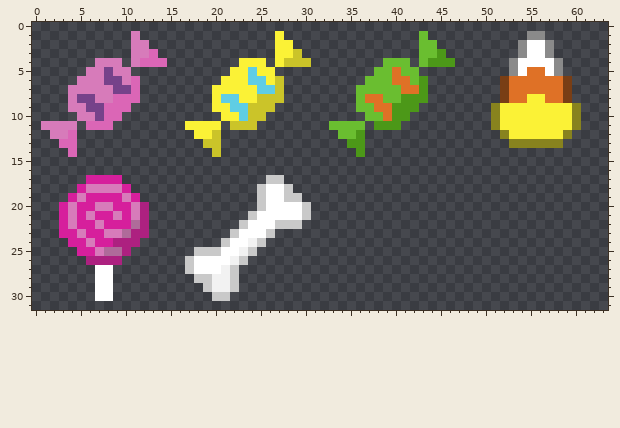
Pixel-art sprite: assets/sprites/candies.png. Above, as it was before the edit.
The file is 64x32 pixels.
The result:
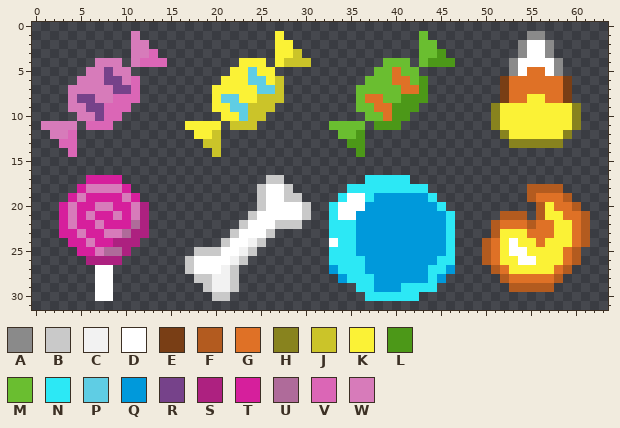
Palette (. is transparent): A #8a8a8a  B #c9c9c9  C #f2f2f2  D #ffffff  E #793e15  F #b35b1f  G #df7126  H #88831e  J #cbc429  K #fbf236  L #4c9818  M #6abe30  N #2ce8f5  P #5fcde4  Q #0099db  R #76428a  S #ad2180  T #d61f9c  U #af6b9a  V #db66b6  W #d77bba
The edit:
The edit adds colour D in row 19 at x 35 to 36; in row 20 at x 34 to 36; in row 21 at x 34 to 35; in row 24 at x 33 and 53; in row 25 at x 53 to 54; in row 26 at x 54 to 55.
The edit adds colour F in row 18 at x 55 to 58; in row 19 at x 55 and 59; in row 20 at x 56 and 60; in row 21 at x 52 to 54, 56 and 61; in row 22 at x 51, 55 and 61; in row 23 at x 51 and 61.
The edit adds colour F in row 24 at x 50 and 61; in rows 25 to 26 at x 50 and 60; in row 27 at x 51 and 59; in row 28 at x 52 and 58; in row 29 at x 53 to 57.
The edit adds colour G in row 19 at x 56 to 58; in row 20 at x 58 to 59; in row 21 at x 59 to 60; in row 22 at x 52 to 54, 56 to 57 and 60; in row 23 at x 55 to 57 and 60; in row 24 at x 51, 56 and 60.
The edit adds colour G in rows 25 to 26 at x 51 and 59; in row 27 at x 52 and 58; in row 28 at x 53 to 57.
The edit adds colour K in row 20 at x 57; in row 21 at x 57 to 58; in row 22 at x 58 to 59; in row 23 at x 52 to 54 and 58 to 59; in row 24 at x 52, 54 to 55 and 57 to 59; in row 25 at x 52 and 55 to 58.
The edit adds colour K in row 26 at x 52 to 53 and 56 to 58; in row 27 at x 53 to 57.
The edit adds colour N in row 17 at x 37 to 41; in row 18 at x 35 to 43; in row 19 at x 34, 37 and 44; in row 20 at x 33 and 45; in row 21 at x 33 and 46; in rows 22 to 23 at x 33 to 35 and 46.
The edit adds colour N in row 24 at x 34 to 35 and 46; in row 25 at x 33 to 35 and 46; in row 26 at x 33 to 36 and 45 to 46; in row 27 at x 34 to 36 and 44 to 45; in row 28 at x 35 to 37 and 44; in row 29 at x 36 to 37 and 41 to 44.
The edit adds colour N in row 30 at x 37 to 42.
The edit adds colour Q in row 19 at x 38 to 43; in row 20 at x 37 to 44; in rows 21 to 25 at x 36 to 45; in row 26 at x 37 to 44; in row 27 at x 33, 37 to 43 and 46; in row 28 at x 34, 38 to 43 and 45.
The edit adds colour Q in row 29 at x 38 to 40.
Where, in picture pixels (left, top, right, bottom), the same in both pictures:
added: (329, 175, 590, 301)
